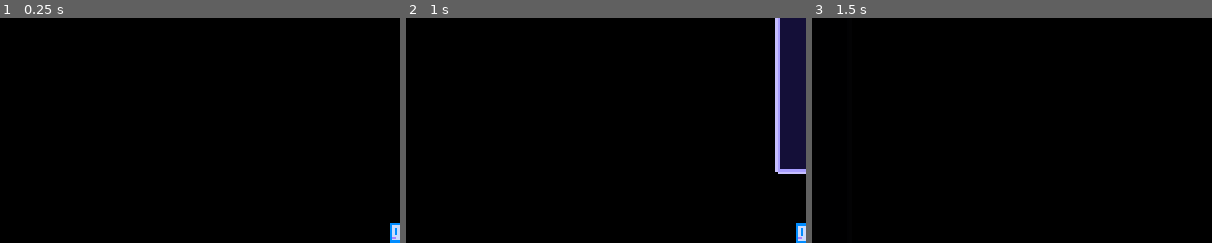
Above: before the commit, frames 1-3 (left to right).
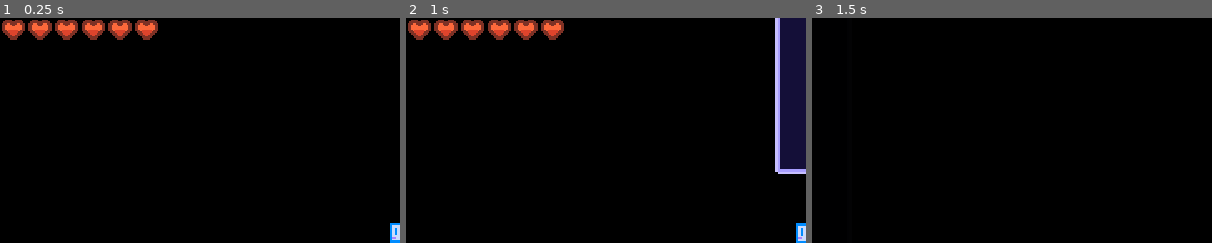
Above: after the commit, the same moments.

Repository: Everkade/metroidvania_game
Game: Godot game, scene res://Tests/Test_1.tscn
Same seed, same stepped clock (60 frames per second), same inputs: the game is played once before the commit and once after it. This scene is started directly instead of the project's main scene.
Inputs:
- Up to frame 1 (0.25 s): no input
- Up to frame 2 (1 s): tap Enter at 0.5 s; hold D (right) from 0.53 s (still down); tap Space (confirm) at 0.6 s; tap W (up) at 0.77 s
- Up to frame 3 (1.5 s): keep holding D (right); tap Space (confirm) at 1.35 s
The pictures show only the part of the screen within x 0-50%, y 0-50%; the shares and areas given below are measured in that part.

The runs differ from the first frame. In frame 1, 2.4% of the frame differs, in the area x 0-40%, y 0-10%; in frame 2, 2.4%; in frame 3, nothing differs.

Commit message:
Change player/attack
Node2D already has position, so I removed it from attack

Diff:
--- a/Entities/Components/attack.gd
+++ b/Entities/Components/attack.gd
@@ -1,5 +1,5 @@
+extends Node2D
 class_name Attack
 
 var damage := 1.0
 var knockback := 1.0
-var position : Vector2
--- a/Entities/Player/player.gd
+++ b/Entities/Player/player.gd
@@ -37,9 +37,17 @@
 
 var direction: int = 0
 
+signal player_take_damage(damage_amount: float)
+signal player_set_max_health(damage_amount: float)
+
+@onready var _health: Health = $Health
 
 func _ready():
 	Global.set_slip_margin(self, $Hitbox)
+	SignalMgr.register_publisher(self, "player_take_damage")
+	SignalMgr.register_publisher(self, "player_set_max_health")
+
+	player_set_max_health.emit(_health.max_health)
 
 
 func _physics_process(delta):
@@ -61,3 +69,7 @@
 		coyote_count = coyote_time
 	elif coyote_count > 0:
 		coyote_count -= delta
+
+func _on_player_take_damage(attack: Attack):
+	player_take_damage.emit(attack.damage)
+	_health.damage(attack)
